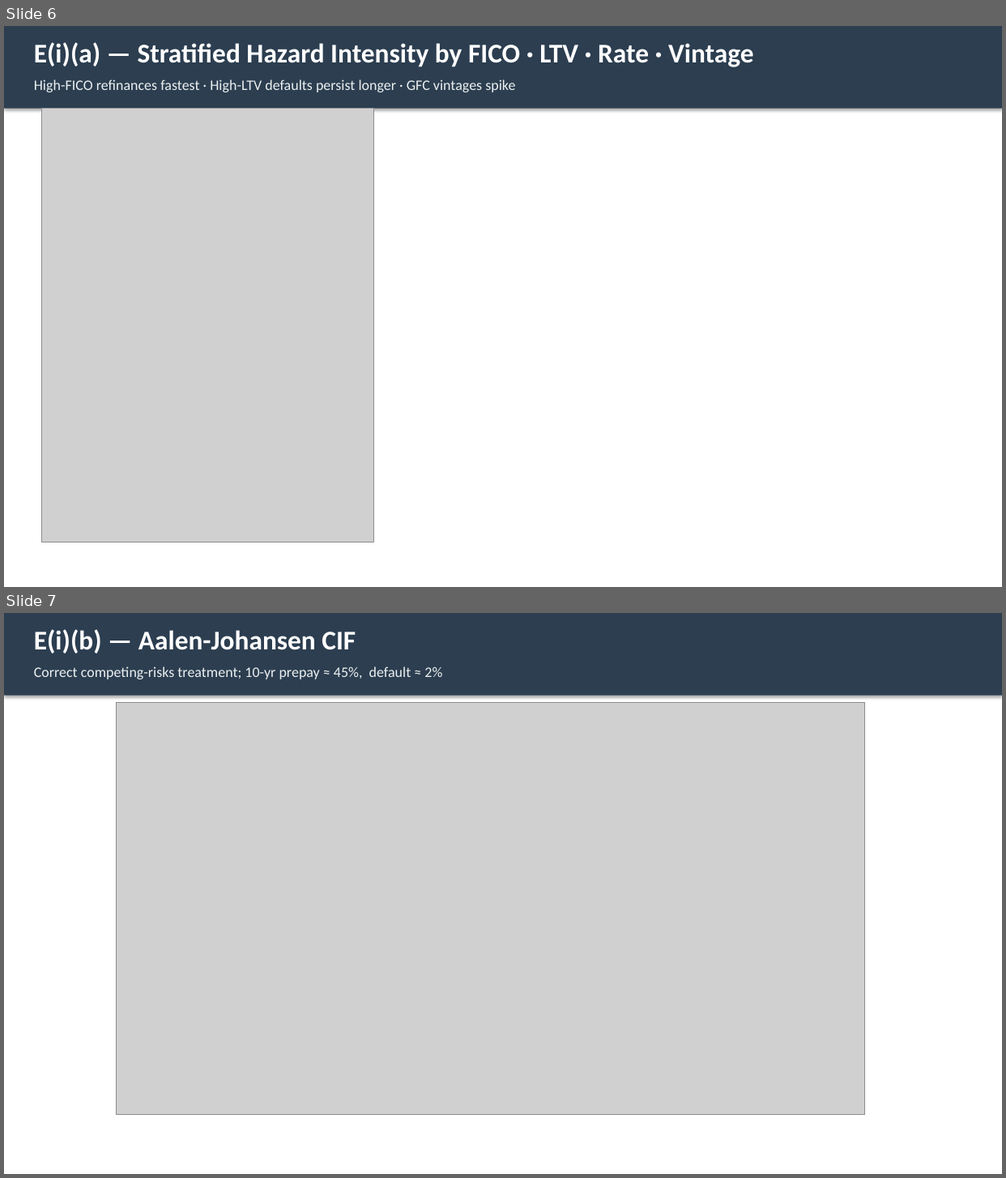
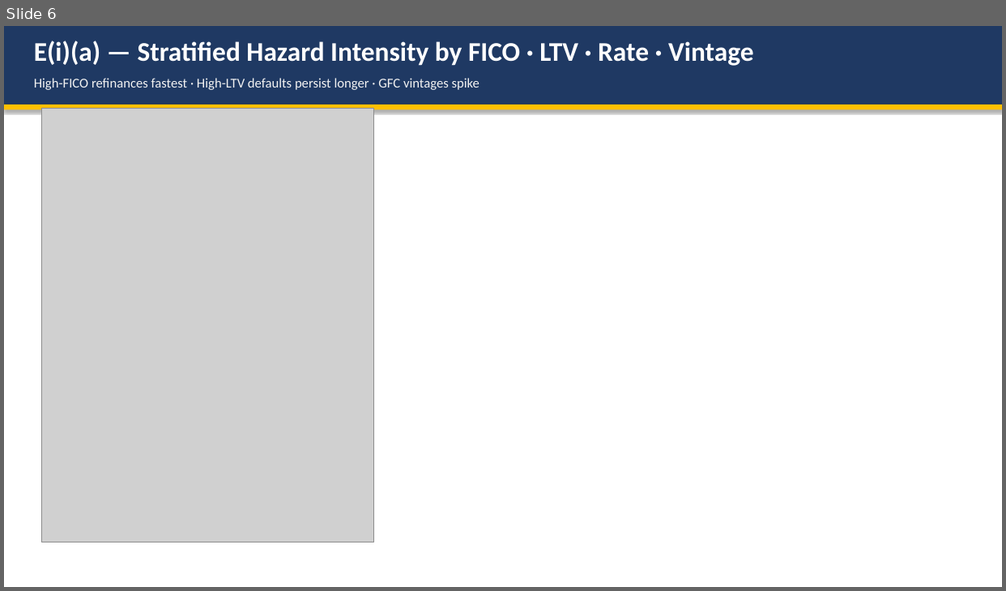
Before and after one commit to liny-r/IR-C-Assignment3, a slide deck: processed/PartE_Presentation.pptx. Shown one above the other, each under a label of ours: slides 6 and 7 before the commit, slide 6 after it. The pictures are 1006x1178 and 1006x591 pixels, drawn with LibreOffice and Linux fonts; fonts in the diff are those of the drawing; grey boxes stand for pictures. Boxes give left, top, right and bottom in pixels: in the first picture for what was removed or moved away, otherwise in the second. Text is boxed around its words. In the diff, an @@ line names an element or a change of style, - is before the commit and + after.

```diff
--- a/processed/PartE_Presentation.pptx
+++ b/processed/PartE_Presentation.pptx
@@ slide 7 removed at <box>4,613,1002,1174</box>, background #FFFFFF @@
@@ rectangle removed at <box>4,613,1002,696</box> @@
@@ text removed at <box>34,629,356,653</box> @@
-E(i)(b) — Aalen-Johansen CIF
@@ text removed at <box>34,666,442,679</box> @@
-Correct competing-risks treatment; 10-yr prepay ≈ 45%, default ≈ 2%
@@ picture removed at <box>117,703,865,1115</box> @@
@@ slide 6 changed as well @@
@@ rectangle: place and size @@
-rectangle at <box>4,26,1002,109</box>
+rectangle at <box>4,26,1002,105</box>
@@ rectangle at <box>4,26,1002,105</box>: fill #2C3E50 to #1F3963 @@
@@ text "High-FICO refinances fastest · High-LTV ..." at <box>34,78,479,90</box>: size 14 to 13 pt, text colour #ECF0F1 to #F2F2F2 @@
@@ rectangle added at <box>4,105,1002,110</box>, fill #FFC000 @@
```
Also in this commit, not shown: 13 other slides changed, 3 slides added, 1 other slide removed, 3 other files.
